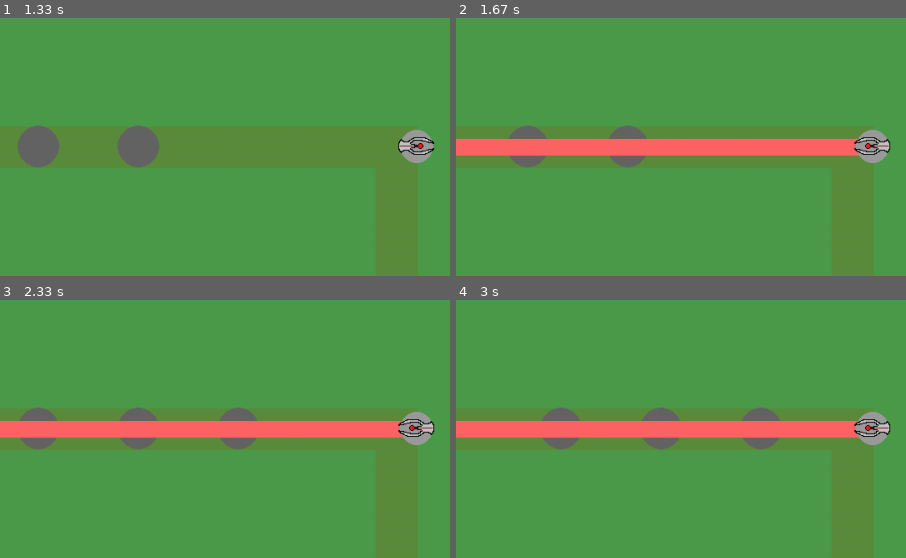
Above: before the commit, frames 1-4 (two rows, left to right).
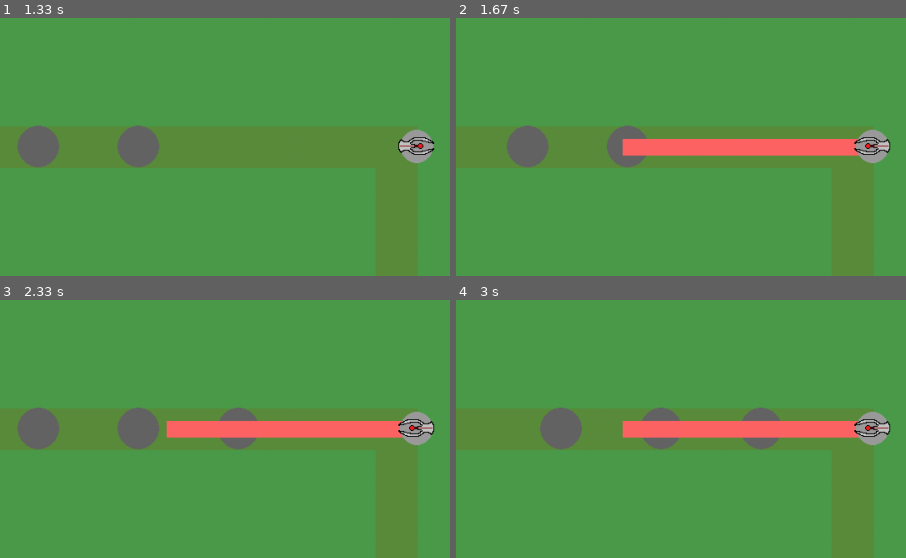
Above: after the commit, the same moments.

Repository: rhit-catapult/pygameproject-team0
Game: pygame game, started from project.py
The game is run twice, just before and just after one commit, with the same random seed, the same clock (stepped at 60 frames per second) and the same inputs.
Inputs:
- Up to frame 1 (1.33 s): no input
- Up to frame 2 (1.67 s): no input
- Up to frame 3 (2.33 s): no input
- Up to frame 4 (3 s): no input
The pictures show only the part of the screen within x 0-50%, y 7-57%; the shares and areas given below are measured in that part.

Frame 1 is identical in both runs. In frame 2, 2.4% of the frame differs, in the area x 0-38%, y 46-54%; in frame 3, 2.4%; in frame 4, 2.4%.

Commit message:
Actually Quite Functional

Diff:
--- a/project.py
+++ b/project.py
@@ -19,7 +19,7 @@
 money = 500
 
 class enemy:
-    def __init__(self, screen, color, x, y, radius, speed_x, speed_y,health):
+    def __init__(self, screen, color, x, y, radius, speed_x, speed_y,health,speed):
         self.dist = 0
         self.screen = screen
         self.color = color
@@ -29,31 +29,32 @@
         self.speed_x = speed_x
         self.speed_y = speed_y
         self.health = health
+        self.speed = speed
 
 
 
     def move(self):
         self.y = self.y + self.speed_y
         self.x = self.x + self.speed_x
-        self.dist += 1
+        self.dist += self.speed
 
         if self.x <= 470 and self.y == 200:
-            self.speed_x = 2
+            self.speed_x = self.speed
         elif 475 <= self.x <= 500 and self.y <= 470:
             self.speed_x = 0
-            self.speed_y = 2
+            self.speed_y = self.speed
         elif self.x <= 700 and self.y >= 475:
-            self.speed_x = 2
+            self.speed_x = self.speed
             self.speed_y = 0
         elif self.y >= 475 and self.x <= 1000:
             self.speed_x = 0
-            self.speed_y = -2
+            self.speed_y = -self.speed
         elif self.y <= 200 and self.x < 1000:
-            self.speed_x = 2
+            self.speed_x = self.speed
             self.speed_y = 0
         elif self.x >= 1000 and self.y >= 200:
             self.speed_x = 0
-            self.speed_y = -2
+            self.speed_y = -self.speed
     def damage(self):
         self.health -=.5
     def deathCheck(self):
@@ -91,8 +92,8 @@
 
         pygame.draw.line (self.screen,(255,100,100), (self.x, self.y),
                           (
-                              (self.x + (math.cos(self.angle)*600)),
-                              (self.y + (math.sin(self.angle)*600))
+                              (self.x + (math.cos(self.angle)*300)),
+                              (self.y + (math.sin(self.angle)*300))
                           ),
                           20)
     def targetEnemy(self, active):   #TARGET FIRST ENEMY
@@ -128,8 +129,8 @@
     def hitEnemy(self,enemy):
         hitbox = pygame.draw.line (self.screen,(255,100,100), (self.x, self.y),
                           (
-                              (self.x + (math.cos(self.angle)*600)),
-                              (self.y + (math.sin(self.angle)*600))
+                              (self.x + (math.cos(self.angle)*300)),
+                              (self.y + (math.sin(self.angle)*300))
                           ),
                           20)
 
@@ -155,7 +156,7 @@
             for f in range(enemyTotal):
                 if time.time()-self.lastspawntime >= tim:
 
-                    Enemy = enemy(self.screen, (255, 255, 0), 5, 200, 50, 5, 0,50)
+                    Enemy = enemy(self.screen, (255, 255, 0), 5, 200, 50, 5, 0,50,2)
                     self.wavespawn.append(Enemy)
                     f+=1
                     self.lastspawntime = time.time()
@@ -286,4 +287,5 @@
         # don't forget the update, otherwise nothing will show up!
         pygame.display.update()
 
+
 main()
